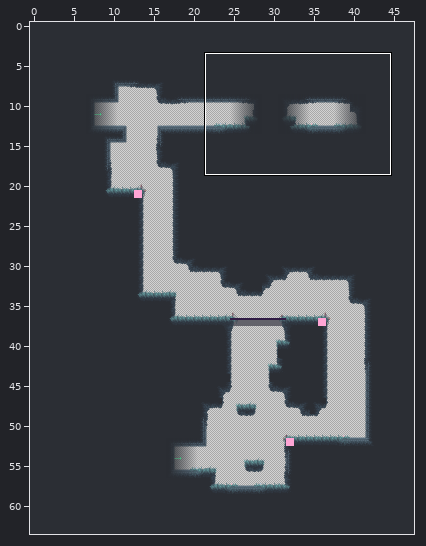
A Tiled map gets an edit: Worlds/Forest/S6_71.tmx. The picture above shows the old version from afar; the outline marks the close-up.
Close-up. The starting point:
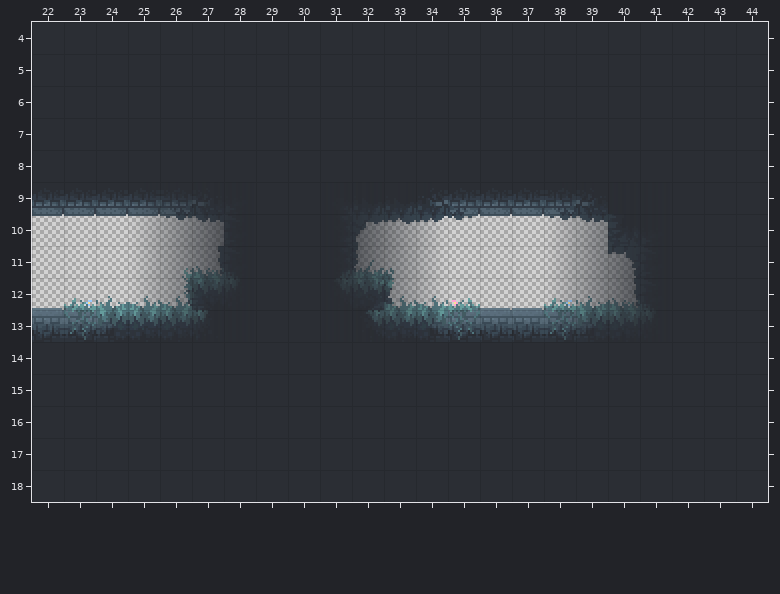
Cells are 160x160 px. Shown: x 22..44, y 4..18.
Now the later version:
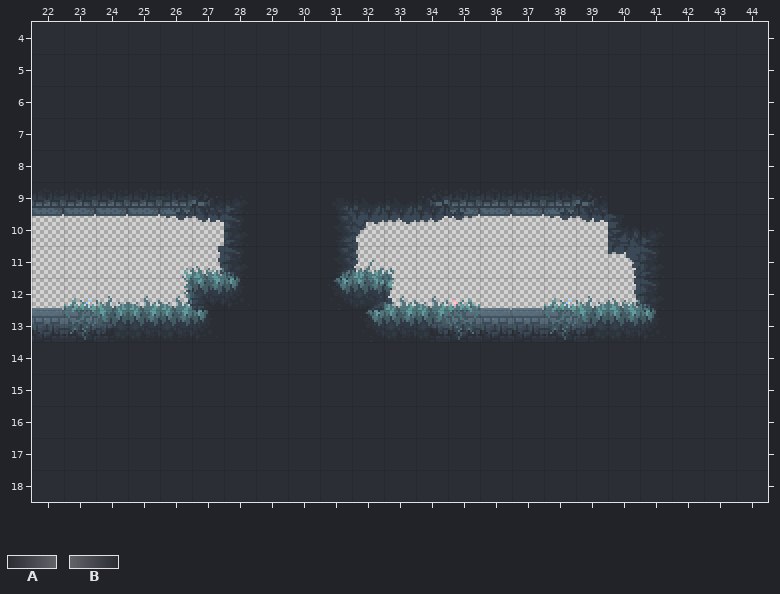
Key: from "Specials": A 6 "trav1", B 7 "trav2".
_ is an empty cell.
From old to new:
Layer "Details":
y 9: x 25 B -> _; x 31 A -> _
y 10..13: x 25 B -> _; x 31 A -> _; x 38 B -> _
Pixel boxes of the changes (left, top, right, bottom) in both close-ups:
removed: (134, 194, 250, 338)
removed: (334, 198, 442, 338)
removed: (550, 214, 666, 338)
